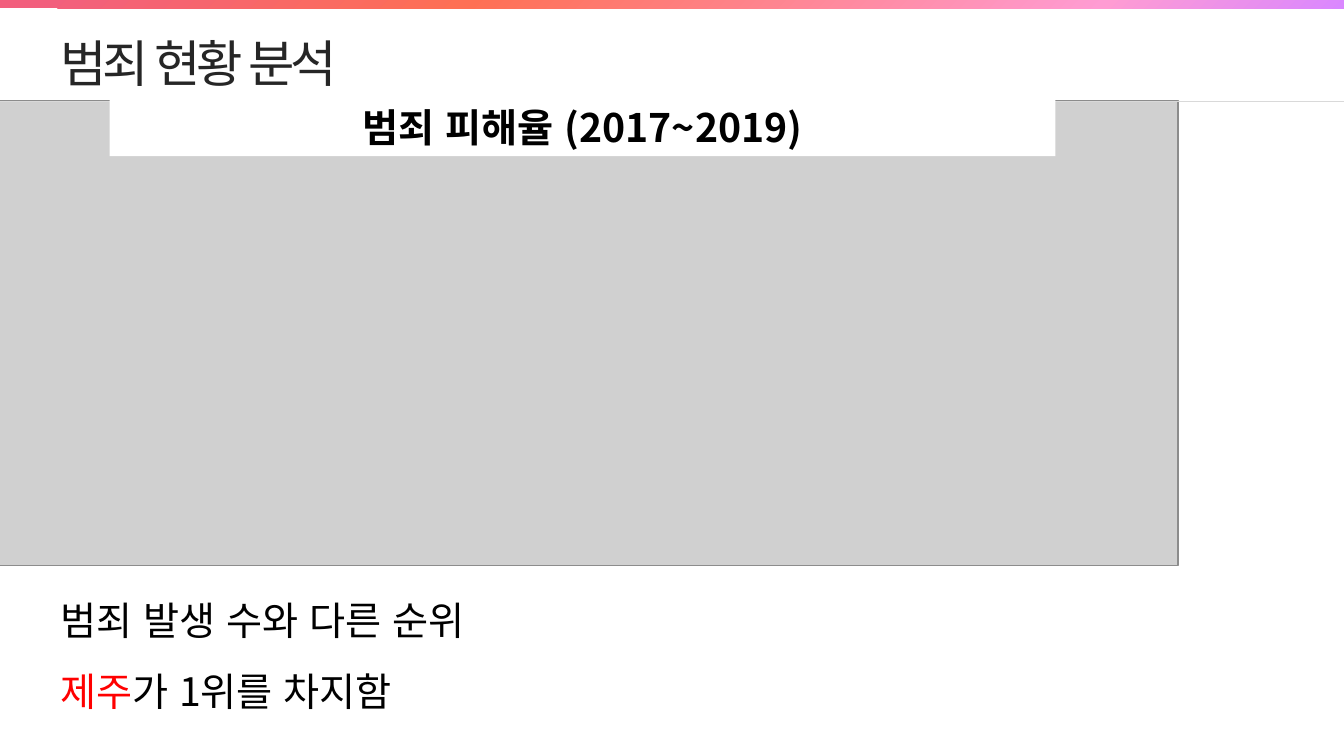
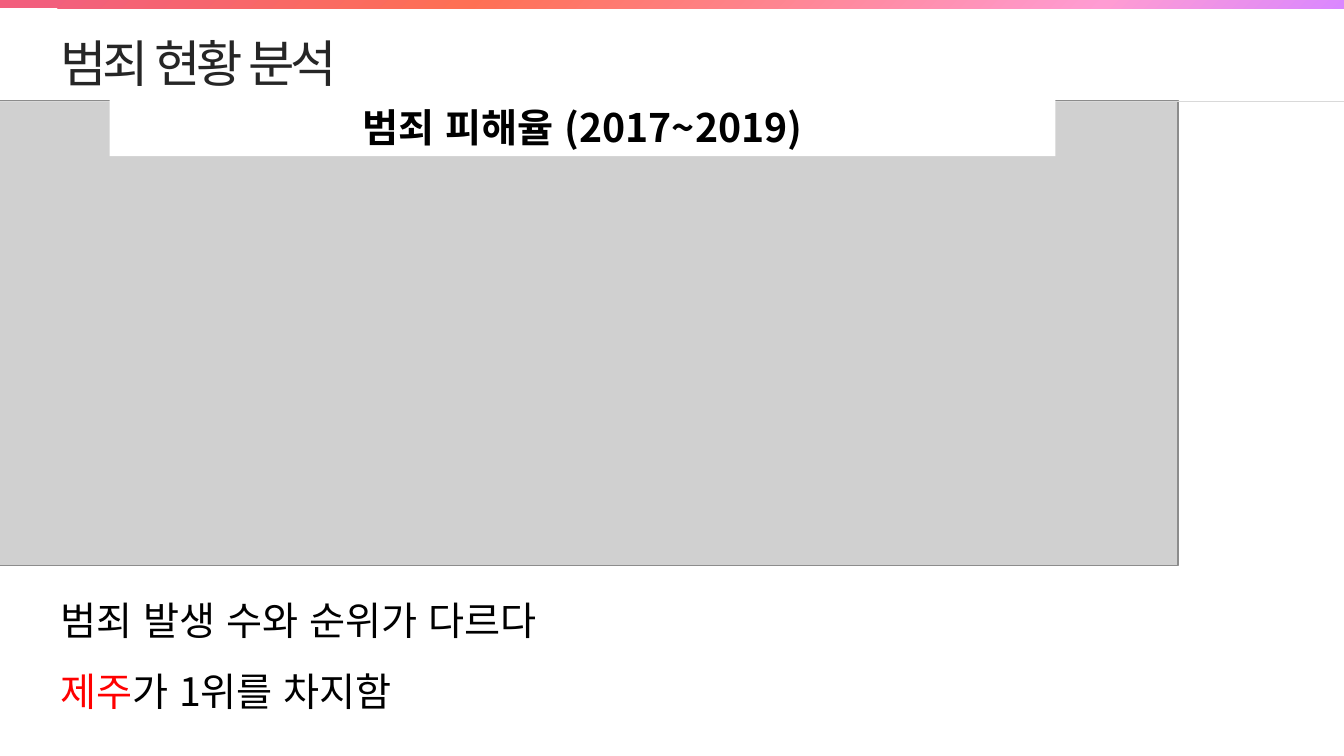
Before and after one commit to jinrang2/tj201130_kkij, a slide deck: slide 3 of ppt/(정명곤,임재현,김지원)차트_제목_수정.pptx (slide 4 before the commit). Drawn at 1344x756 pixels with LibreOffice and Linux fonts; fonts in the diff are those of the drawing; grey boxes stand for pictures. Boxes give left, top, right and bottom in pixels: in the first picture for what was removed or moved away, otherwise in the second. Text is boxed around its words. In the diff, an @@ line names an element or a change of style, - is before the commit and + after.

```diff
--- a/ppt/(정명곤,임재현,김지원)차트_제목_수정.pptx
+++ b/ppt/(정명곤,임재현,김지원)차트_제목_수정.pptx
@@ text at (60,602,536,638): text changed @@
-범죄 발생 수와 다른 순위
+범죄 발생 수와 순위가 다르다
```
Also in this commit, not shown: 3 other slides changed, 7 slides removed.
